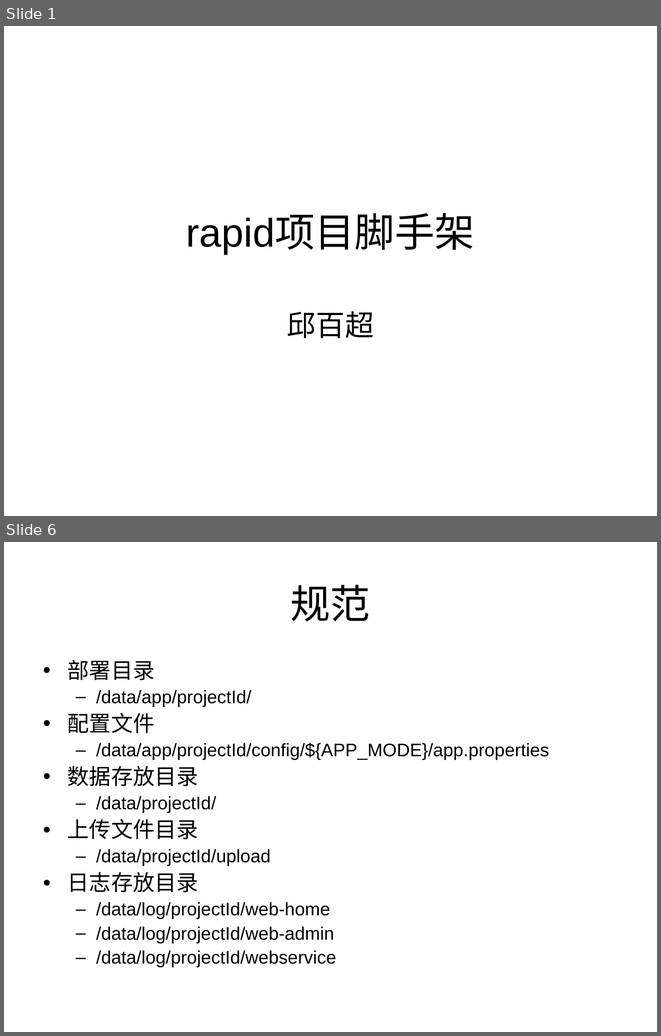
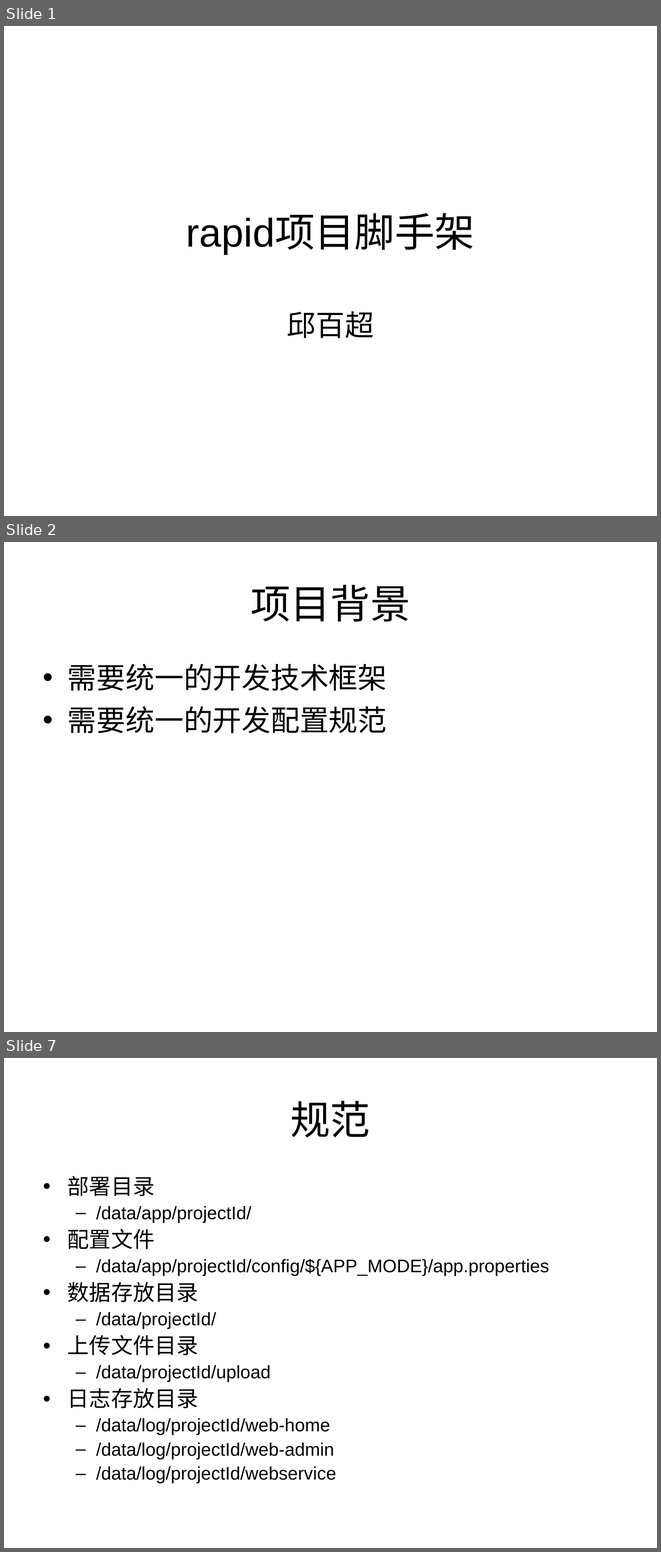
Before and after one commit to badqiu/archetype, a slide deck: doc/培训文档/rapid脚手架项目.ppt. Shown one above the other, each under a label of ours: slides 1 and 6 before the commit, slides 1, 2 and 7 after it; the slides between them are not shown. The pictures are 661x1036 and 661x1552 pixels, drawn with LibreOffice and Linux fonts; fonts in the diff are those of the drawing. Boxes give left, top, right and bottom in pixels: in the first picture for what was removed or moved away, otherwise in the second. Text is boxed around its words. In the diff, an @@ line names an element or a change of style, - is before the commit and + after.

```diff
--- a/doc/培训文档/rapid脚手架项目.ppt
+++ b/doc/培训文档/rapid脚手架项目.ppt
@@ slide 2 added at [4,542,657,1032], background #FFFFFF @@
@@ title added at [250,584,410,622], 44 pt, text #000000 @@
+项目背景
@@ text added at [68,664,387,733], 32 pt, text #000000 @@
+• 需要统一的开发技术框架
+• 需要统一的开发配置规范
@@ what was slide 6 is now slide 7 @@
```
Also in this commit, not shown: 7 slides changed, 2 other slides added, 3 other files.
